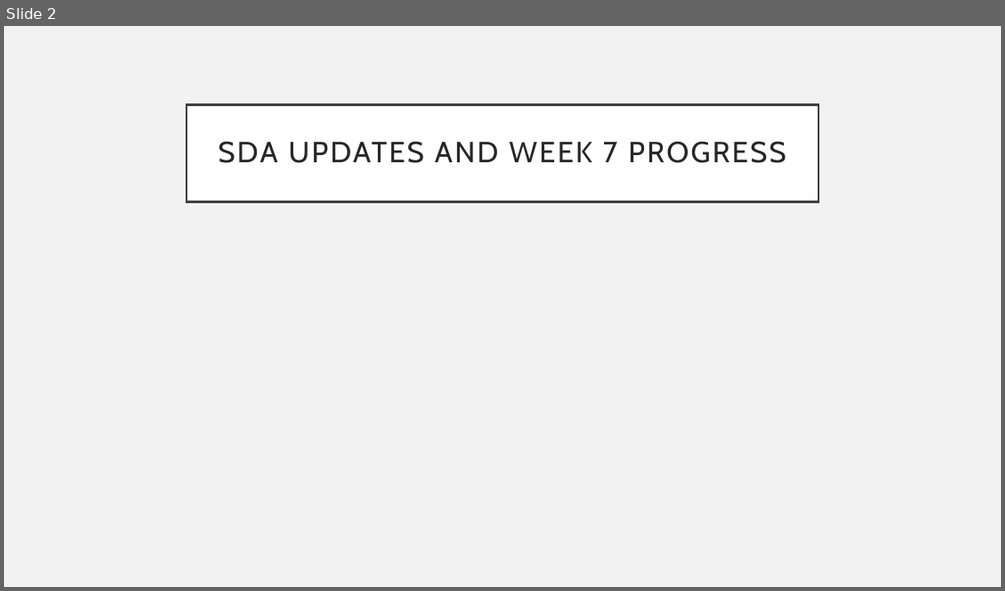
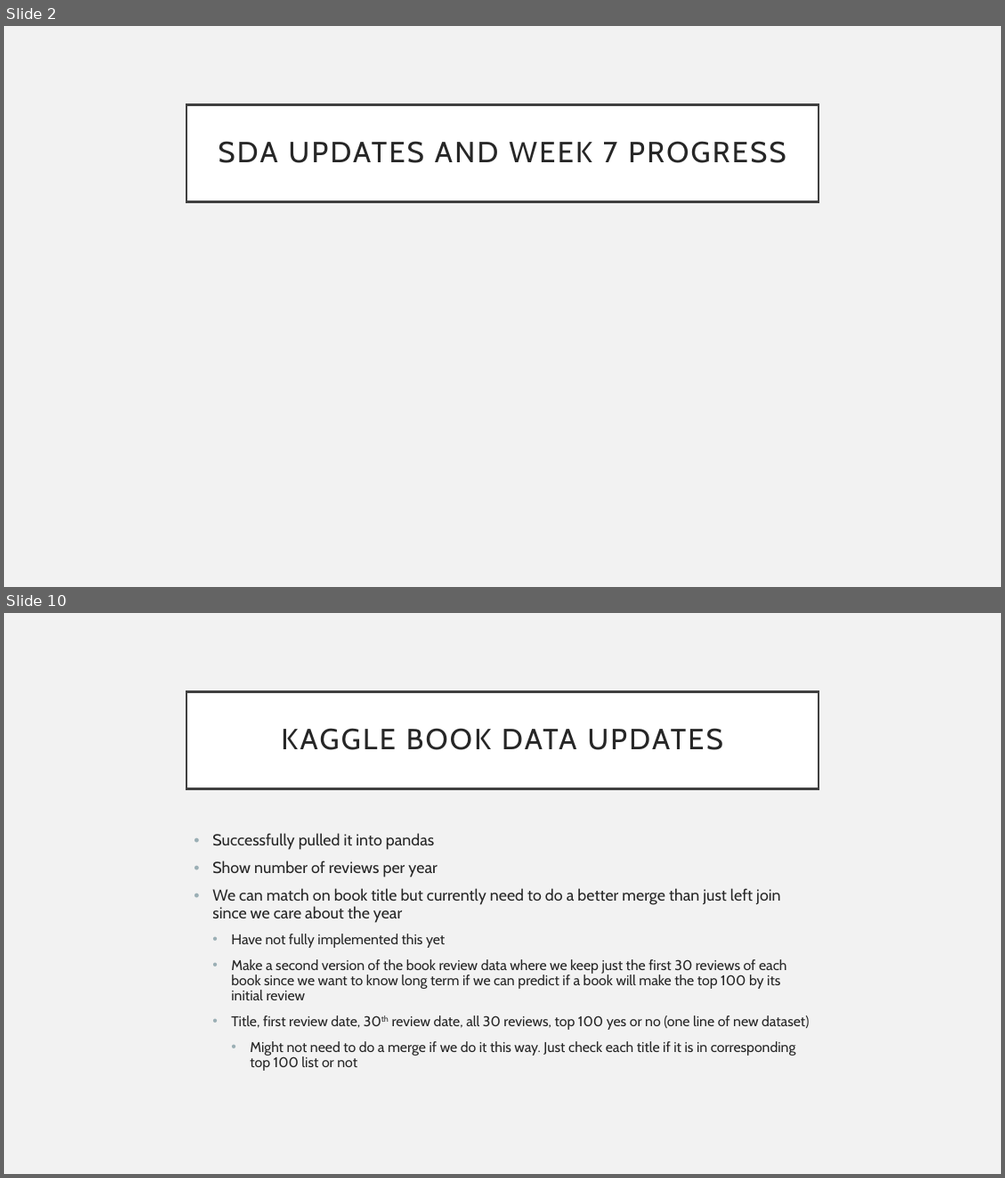
Before and after one commit to TKarlovitzDrexel/DSCI591_ACRSent, a slide deck: Week7Progress.pptx. Shown one above the other, each under a label of ours: slide 2 before the commit, slides 2 and 10 after it; the slides between them are not shown. The pictures are 1005x591 and 1005x1178 pixels, drawn with LibreOffice and Linux fonts; fonts in the diff are those of the drawing. Boxes give left, top, right and bottom in pixels: in the first picture for what was removed or moved away, otherwise in the second. Text is boxed around its words. In the diff, an @@ line names an element or a change of style, - is before the commit and + after.

Commit message:
Tessa updates. need to finish slide for kaggle data

```diff
--- a/Week7Progress.pptx
+++ b/Week7Progress.pptx
@@ slide 10 added at (4,613,1001,1174), background #F2F2F2 @@
@@ title added at (186,691,818,788), fill #FFFFFF, outline #404040 2.5 pt, 28 pt, text #262626 @@
+KAGGLE BOOK DATA UPDATES
@@ text added at (212,833,809,1070), 13.6 pt, text #262626 @@
+• Successfully pulled it into pandas
+• Show number of reviews per year
+• We can match on book title but currently need to do a better merge than just left join since we care about the year
+  • Have not fully implemented this yet
+  • Make a second version of the book review data where we keep just the first 30 reviews of each book since we want to know long term if we can predict if a book will make the top 100 by its initial review
+  • Title, first review date, 30th review date, all 30 reviews, top 100 yes or no (one line of new dataset)
+    • Might not need to do a merge if we do it this way. Just check each title if it is in corresponding top 100 list or not
```
Also in this commit, not shown: 7 other slides added.
